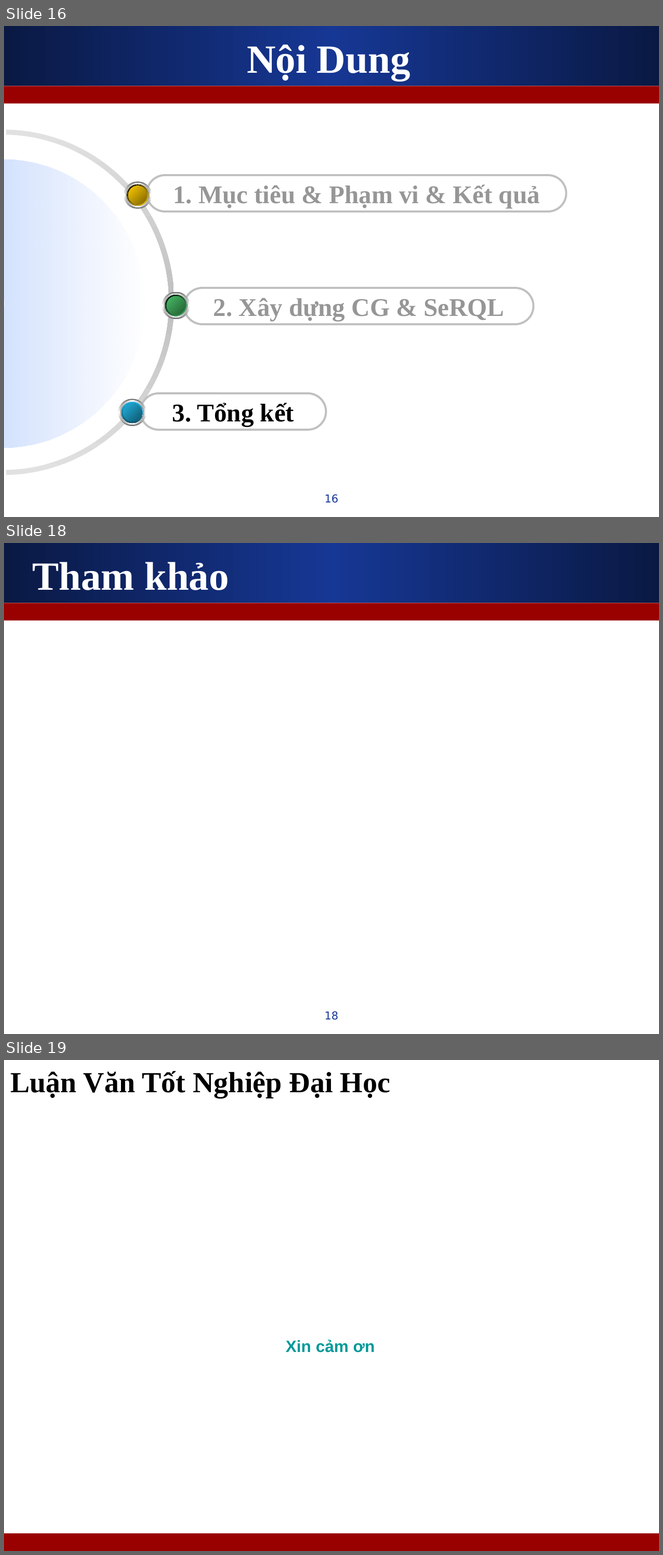
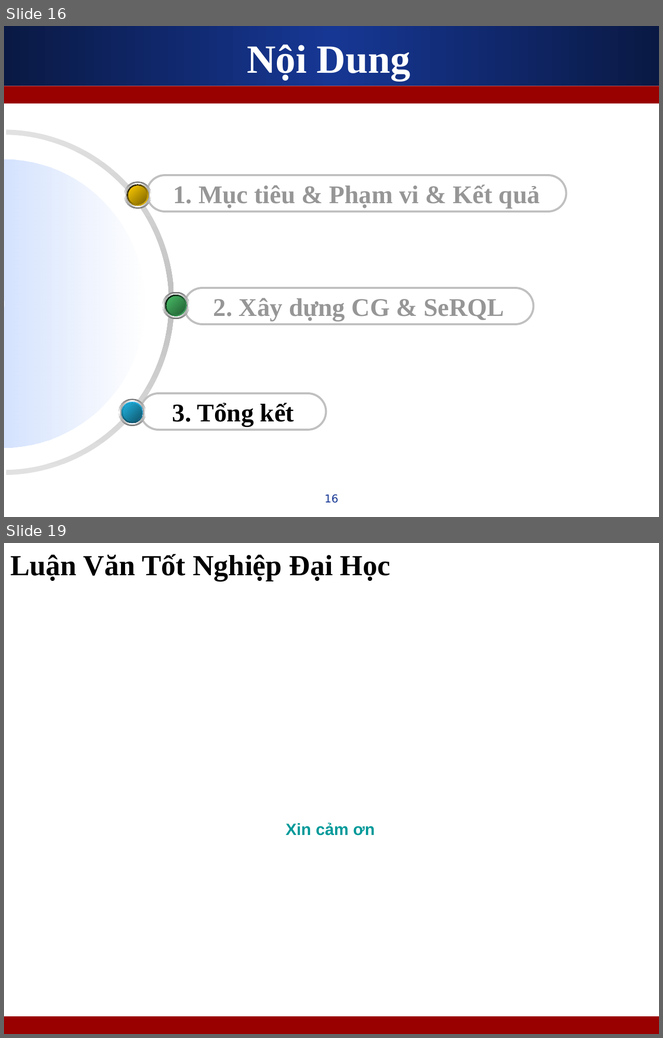
Before and after one commit to leaderwing/kt-kimres, a slide deck: note/[Thesis] Presentation.ppt. Shown one above the other, each under a label of ours: slides 16, 18 and 19 before the commit, slides 16 and 19 after it; the slides between them are not shown. The pictures are 663x1555 and 663x1038 pixels, drawn with LibreOffice and Linux fonts; fonts in the diff are those of the drawing; background and template pictures are left out. Boxes give left, top, right and bottom in pixels: in the first picture for what was removed or moved away, otherwise in the second. Text is boxed around its words. In the diff, an @@ line names an element or a change of style, - is before the commit and + after.

```diff
--- a/note/[Thesis] Presentation.ppt
+++ b/note/[Thesis] Presentation.ppt
@@ slide 18 removed at bbox=[4, 543, 659, 1034], background #FFFFFF; not listed: 2 template elements that a slide beside it also shows @@
@@ title removed at bbox=[32, 562, 229, 590] @@
-Tham khảo
@@ page number removed at bbox=[325, 1012, 339, 1020] @@
-18
```
Also in this commit, not shown: 4 slides changed, 1 slide added.
